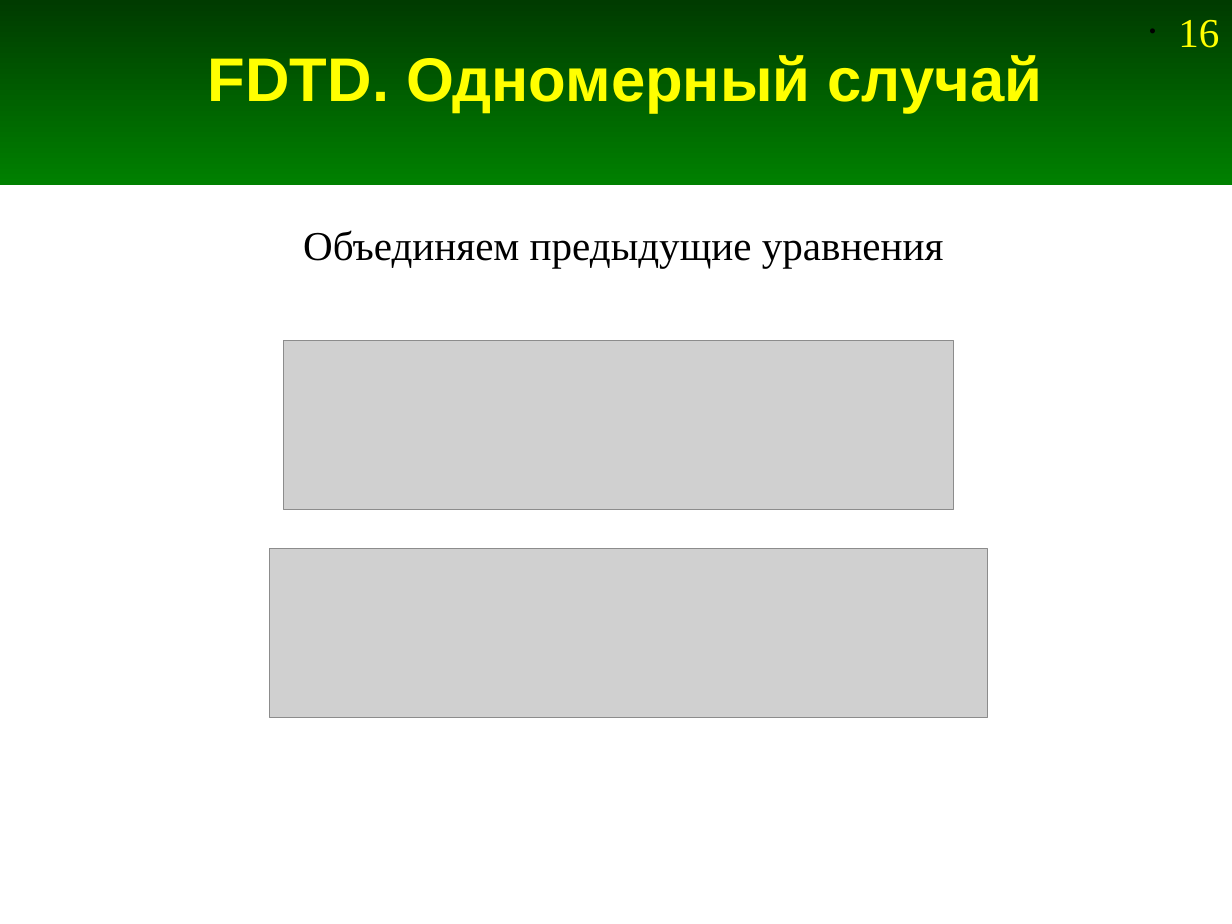
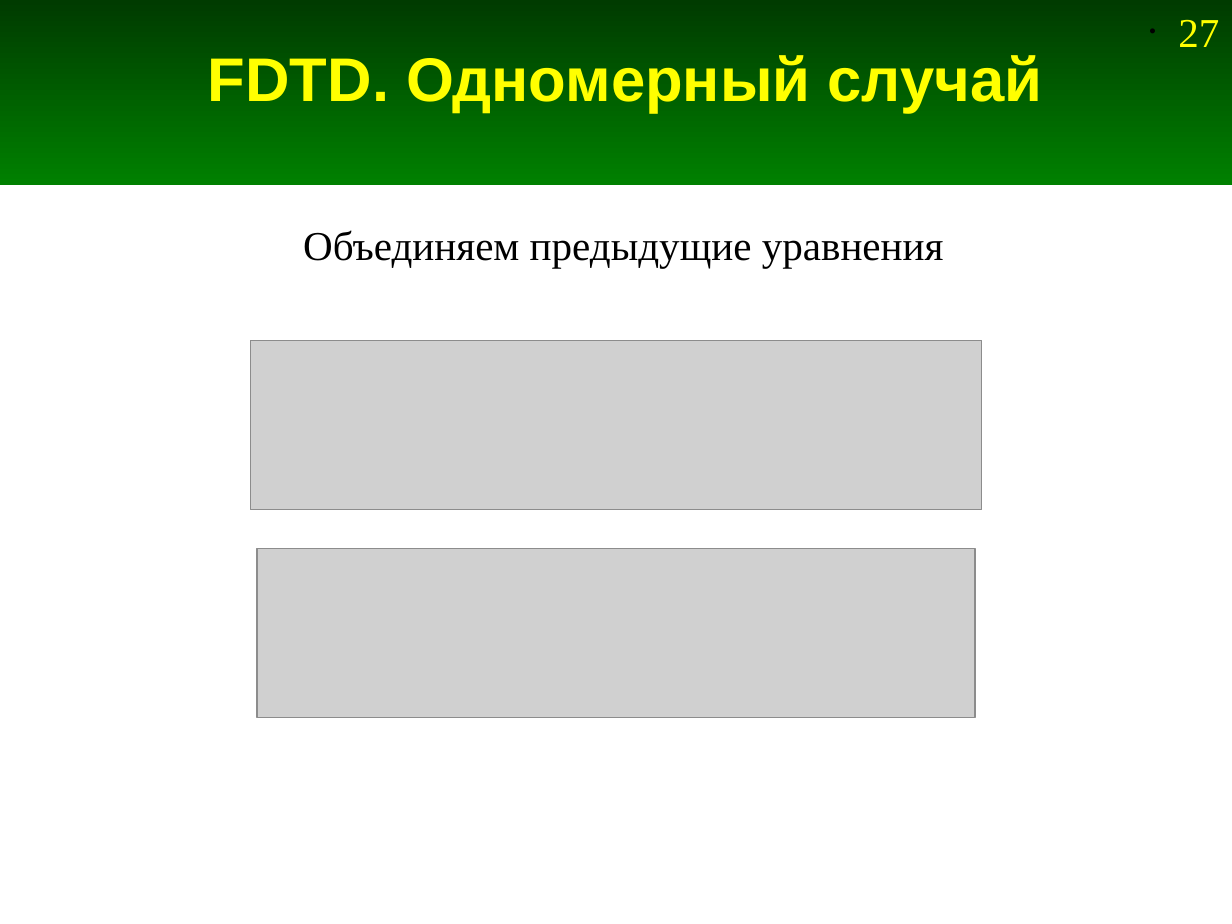
Before and after one commit to andris0147sv/modelling, a slide deck: slide 27 of presentations/2. FDTD.odp (slide 16 before the commit). Drawn at 1232x924 pixels with LibreOffice and Linux fonts; fonts in the diff are those of the drawing; grey boxes stand for pictures. Boxes give left, top, right and bottom in pixels: in the first picture for what was removed or moved away, otherwise in the second. Text is boxed around its words. In the diff, an @@ line names an element or a change of style, - is before the commit and + after.

Commit message:
Вывод формул FDTD без использование "жесткого" источника

```diff
--- a/presentations/2. FDTD.odp
+++ b/presentations/2. FDTD.odp
@@ page number at <box>1178,19,1219,47</box>: text changed @@
-• 16
+• 27
@@ picture: place and size @@
-picture at <box>283,340,954,509</box>
+picture at <box>250,340,982,509</box>
@@ picture: place and size @@
-picture at <box>270,548,988,717</box>
+picture at <box>257,548,976,717</box>
```
Also in this commit, not shown: 10 other slides changed, 2 slides added, 6 slides removed.
